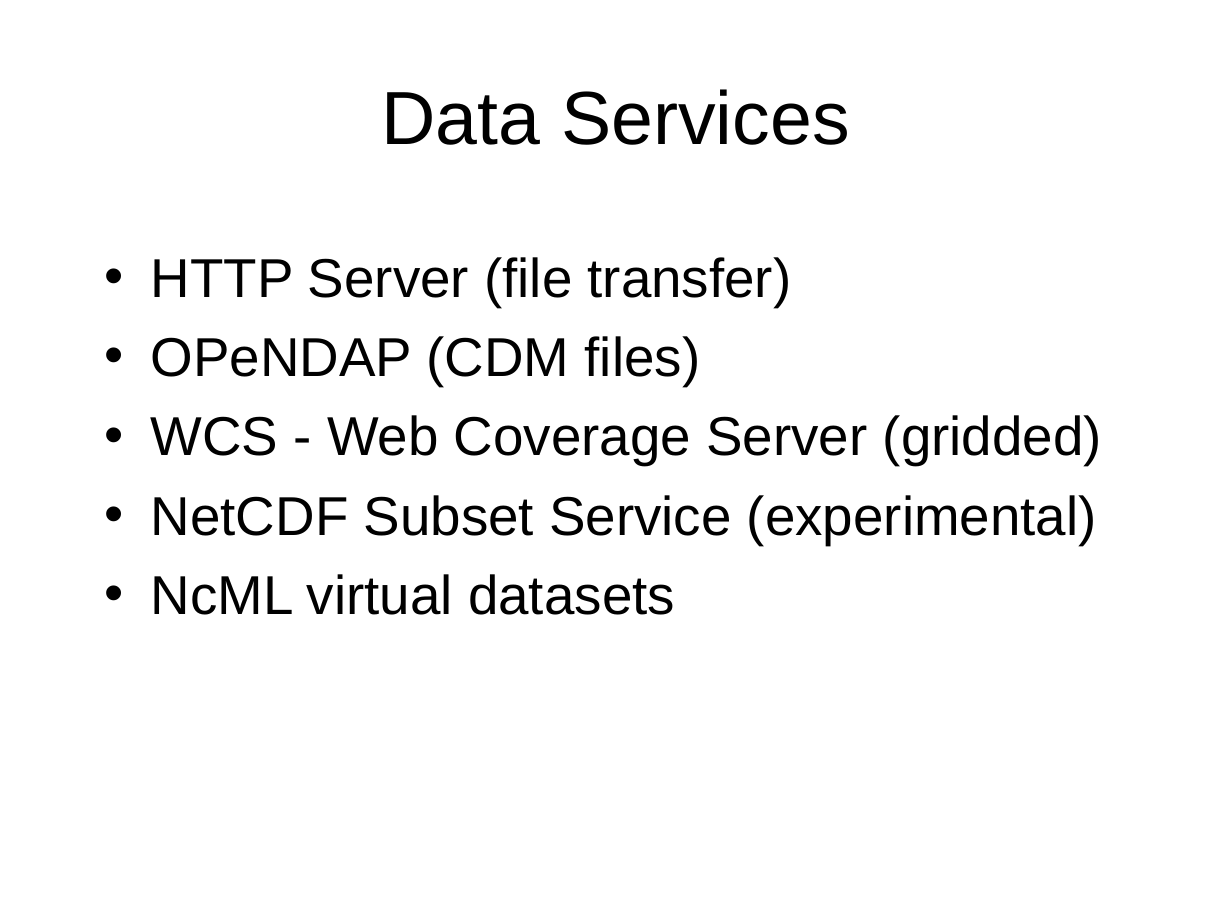
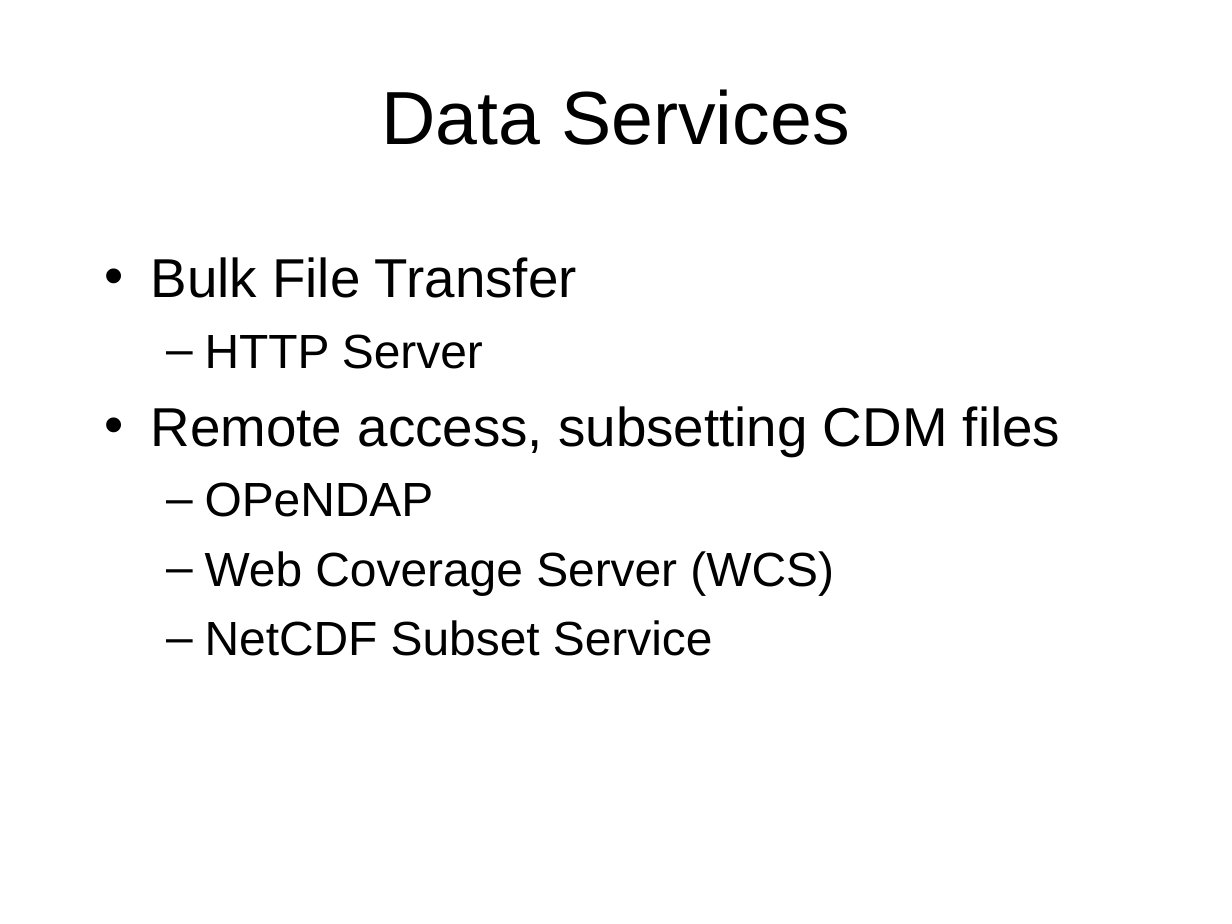
Before and after one commit to ooici-eoi/THREDDS, a slide deck: slide 7 of docs/web/thredds/tech/tutorial/TDSOverview.ppt (slide 4 before the commit). Drawn at 1232x924 pixels with LibreOffice and Linux fonts; fonts in the diff are those of the drawing; background and template pictures are left out. Boxes give left, top, right and bottom in pixels: in the first picture for what was removed or moved away, otherwise in the second. Text is boxed around its words. In the diff, an @@ line names an element or a change of style, - is before the commit and + after.

```diff
--- a/docs/web/thredds/tech/tutorial/TDSOverview.ppt
+++ b/docs/web/thredds/tech/tutorial/TDSOverview.ppt
@@ text at (x1=151, y1=257, x2=1060, y2=656): text changed; size 32 to 28 pt @@
-• HTTP Server (file transfer)
-• OPeNDAP (CDM files)
-• WCS - Web Coverage Server (gridded)
-• NetCDF Subset Service (experimental)
-• NcML virtual datasets
+• Bulk File Transfer
+  – HTTP Server
+• Remote access, subsetting CDM files
+  – OPeNDAP
+  – Web Coverage Server (WCS)
+  – NetCDF Subset Service
```
Also in this commit, not shown: 8 other slides changed, 6 slides added, 8 other files.
